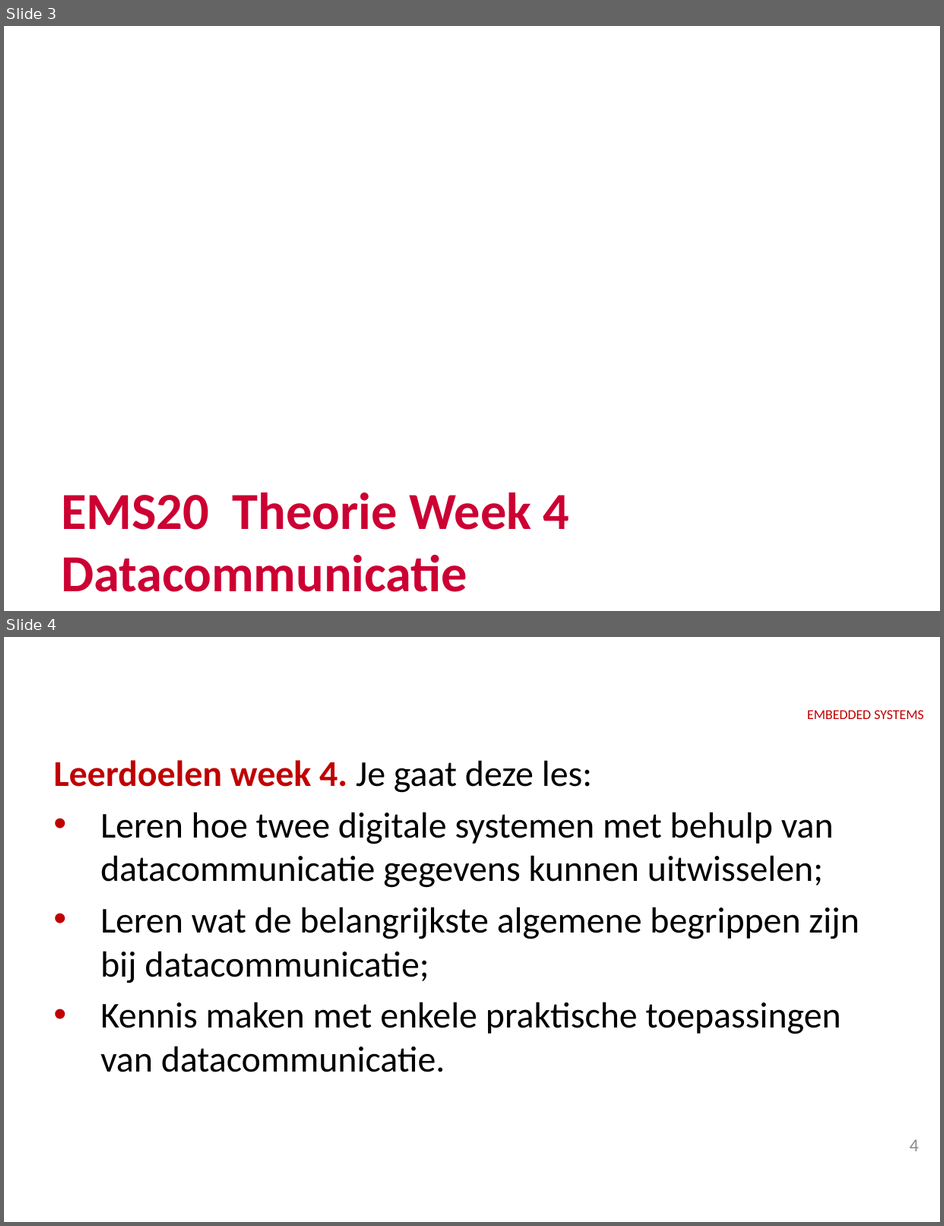
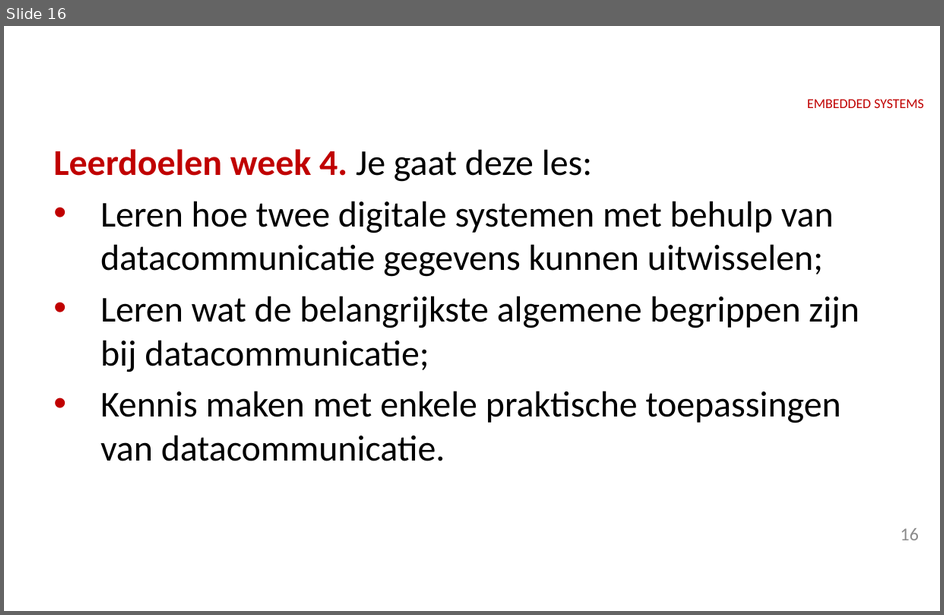
Before and after one commit to HR-ELEKTRO/ems2, a slide deck: Presentaties/EMS20_week1_theorie.pptx. Shown one above the other, each under a label of ours: slides 3 and 4 before the commit, slide 16 after it. The pictures are 944x1226 and 944x615 pixels, drawn with LibreOffice and Linux fonts; fonts in the diff are those of the drawing; background and template pictures are left out. Boxes give left, top, right and bottom in pixels: in the first picture for what was removed or moved away, otherwise in the second. Text is boxed around its words. In the diff, an @@ line names an element or a change of style, - is before the commit and + after.

Commit message:
Opzet theorie week 1

```diff
--- a/Presentaties/EMS20_week1_theorie.pptx
+++ b/Presentaties/EMS20_week1_theorie.pptx
@@ slide 3 removed at box(4, 26, 940, 611), background #FFFFFF @@
@@ title removed at box(61, 493, 570, 592) @@
-EMS20 Theorie Week 4 Datacommunicatie
@@ what was slide 4 is now slide 16 @@
@@ page number at box(901, 528, 919, 541): text changed @@
-4
+16
```
Also in this commit, not shown: 1 slide changed, 16 slides added, 2 other slides removed.
